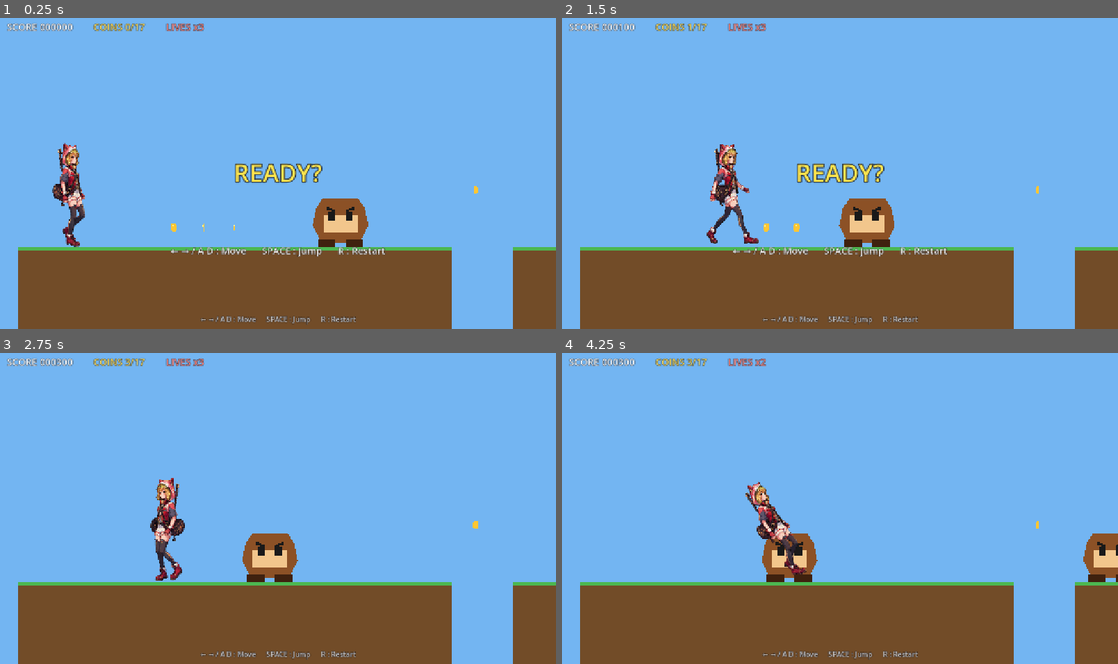
Above: before the commit, frames 1-4 (two rows, left to right).
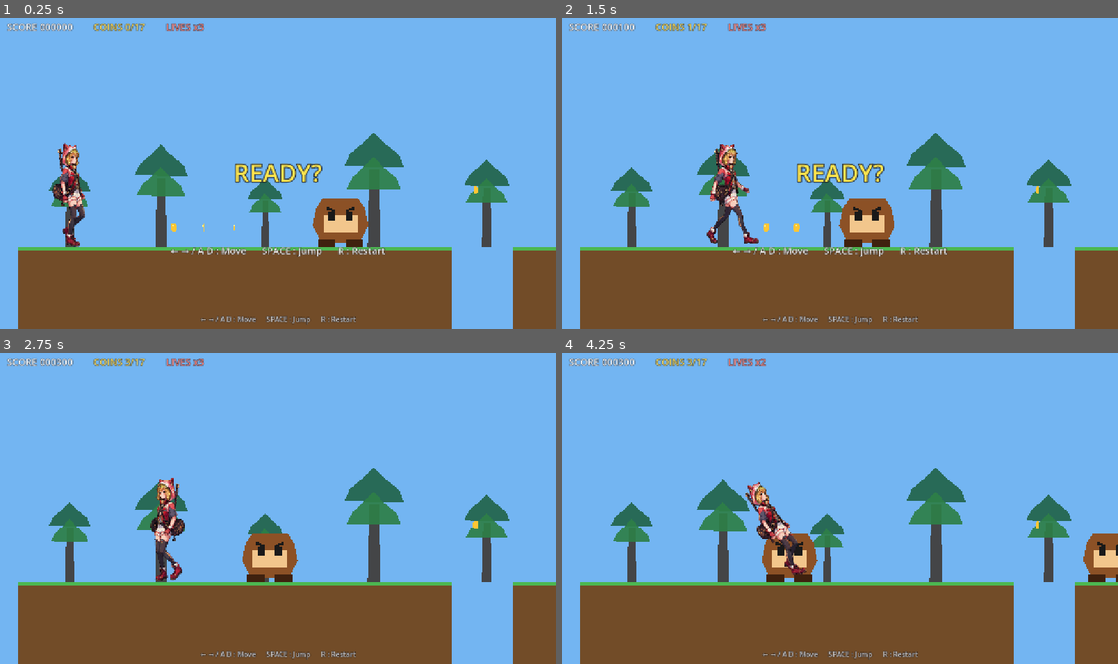
Above: after the commit, the same moments.

Repository: Daihamamatsu/godot_test
Game: Godot game, scene res://scenes/main.tscn
Same seed, same stepped clock (60 frames per second), same inputs: the game is played once before the commit and once after it.
Inputs:
- Up to frame 1 (0.25 s): no input
- Up to frame 2 (1.5 s): tap Enter at 0.5 s; hold D (move_right) from 0.53 s (still down); tap Space (jump) at 0.77 s
- Up to frame 3 (2.75 s): tap Space (jump) at 1.52 s; release D (move_right) at 2.03 s; hold A (move_left) from 2.03 s (still down)
- Up to frame 4 (4.25 s): release A (move_left) at 2.78 s; hold D (move_right) from 2.78 s (still down); tap Space (jump) at 3.02, 3.77 s

The runs differ from the first frame. In frame 1, 4.6% of the frame differs, in the area x 8-92%, y 37-74%; in frame 2, 4.5%; in frame 3, 4.1%; in frame 4, 5.2%.

Commit message:
fix: 中景の森を画面に表示する (Issue #15)

Diff:
--- a/scripts/main.gd
+++ b/scripts/main.gd
@@ -113,10 +113,9 @@
 		hill.color = Color(0.5, 0.78, 0.5)
 		hills.add_child(hill)
 
-	var forest := ParallaxLayer.new()
+	var forest := Node2D.new()
 	forest.name = "MidgroundForest"
-	forest.motion_scale = Vector2(0.72, 0.72)
-	parallax.add_child(forest)
+	bg.add_child(forest)
 	var tree_specs: Array = [
 		[120.0, 600.0, 0.82], [330.0, 600.0, 1.05], [570.0, 600.0, 0.7],
 		[820.0, 600.0, 1.18], [1080.0, 600.0, 0.9], [1320.0, 600.0, 0.76],
@@ -143,10 +142,10 @@
 		clouds.add_child(cloud)
 
 
-func _add_midground_tree(parent: Node2D, x: float, base_y: float, scale: float) -> void:
+func _add_midground_tree(parent: Node2D, x: float, base_y: float, tree_scale: float) -> void:
 	var tree := Node2D.new()
 	tree.position = Vector2(x, base_y)
-	tree.scale = Vector2(scale, scale)
+	tree.scale = Vector2(tree_scale, tree_scale)
 	parent.add_child(tree)
 
 	var trunk := Polygon2D.new()
@@ -179,7 +178,7 @@
 	])
 
 
-func _hill_poly(cx: float, base_y: float, w: float, h: float) -> PackedVector2Array:
+func _hill_poly(_cx: float, base_y: float, w: float, h: float) -> PackedVector2Array:
 	var pts := PackedVector2Array()
 	var n := 16
 	for i in n + 1:
@@ -453,7 +452,9 @@
 # 中景の森レイヤーが生成され、複数の木が配置されているか確認する。
 func _midground_forest_ok() -> bool:
 	var forest := get_node_or_null("Background/ParallaxBackground/MidgroundForest")
-	return forest is ParallaxLayer and forest.get_child_count() >= 10
+	if forest == null:
+		forest = get_node_or_null("Background/MidgroundForest")
+	return forest is Node2D and forest.get_child_count() >= 10
 
 
 # プレイヤーに歩行スプライト(AnimatedSprite2D・"walk" が 14 フレームでループ)があるか
@@ -489,8 +490,8 @@
 	return false
 
 
-func _check(cond: bool, name: String) -> void:
-	print("TEST [%s] %s" % [name, "PASS" if cond else "FAIL"])
+func _check(cond: bool, test_name: String) -> void:
+	print("TEST [%s] %s" % [test_name, "PASS" if cond else "FAIL"])
 	if not cond:
 		_test_ok = false
 
